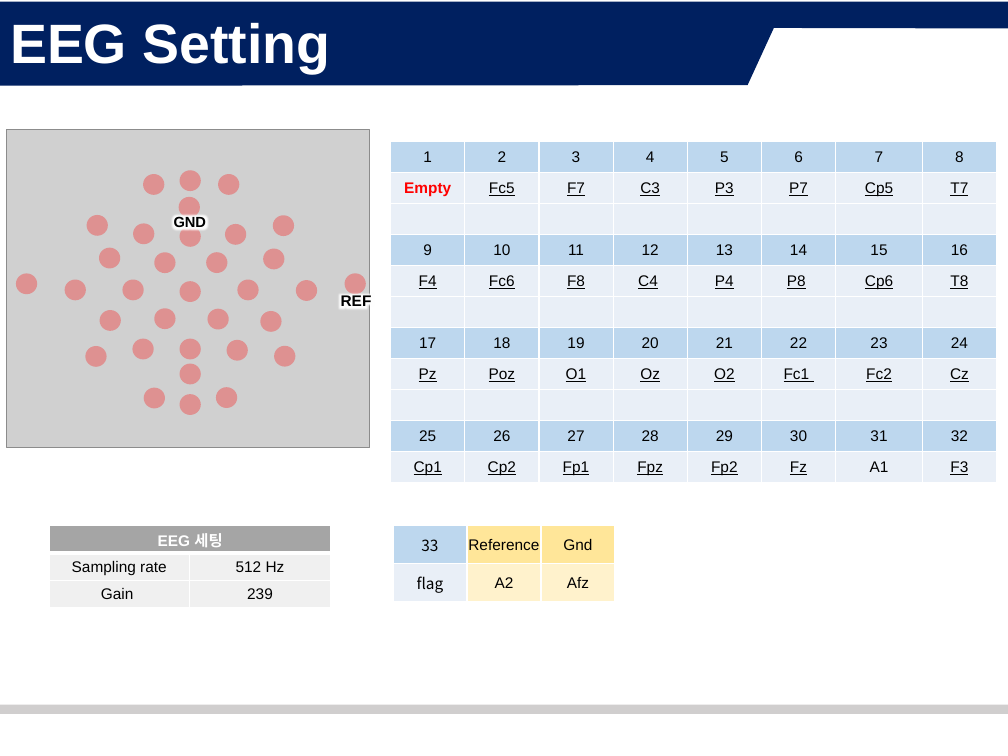
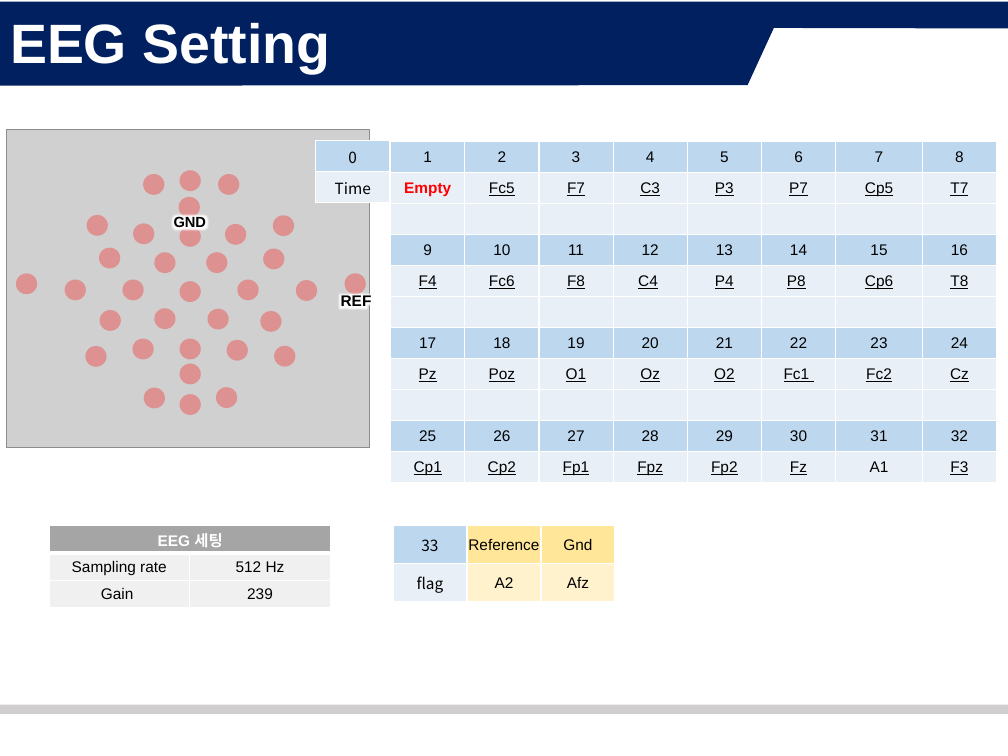
Before and after one commit to Esoh124/B2X_2nd_Year_3rd_Pilot_Customizing, a slide deck: slide 3 of matlab/03_PILOT_Framework of Analysis.pptx. Drawn at 1008x756 pixels with LibreOffice and Linux fonts; fonts in the diff are those of the drawing; grey boxes stand for pictures; background and template pictures are left out. Boxes give left, top, right and bottom in pixels: in the first picture for what was removed or moved away, otherwise in the second. Text is boxed around its words. In the diff, an @@ line names an element or a change of style, - is before the commit and + after.

```diff
--- a/matlab/03_PILOT_Framework of Analysis.pptx
+++ b/matlab/03_PILOT_Framework of Analysis.pptx
@@ table added at (316, 141, 389, 203), 2 rows, 1 columns @@
+0
+Time
```
Also in this commit, not shown: 2 other slides changed, 3 other files.
